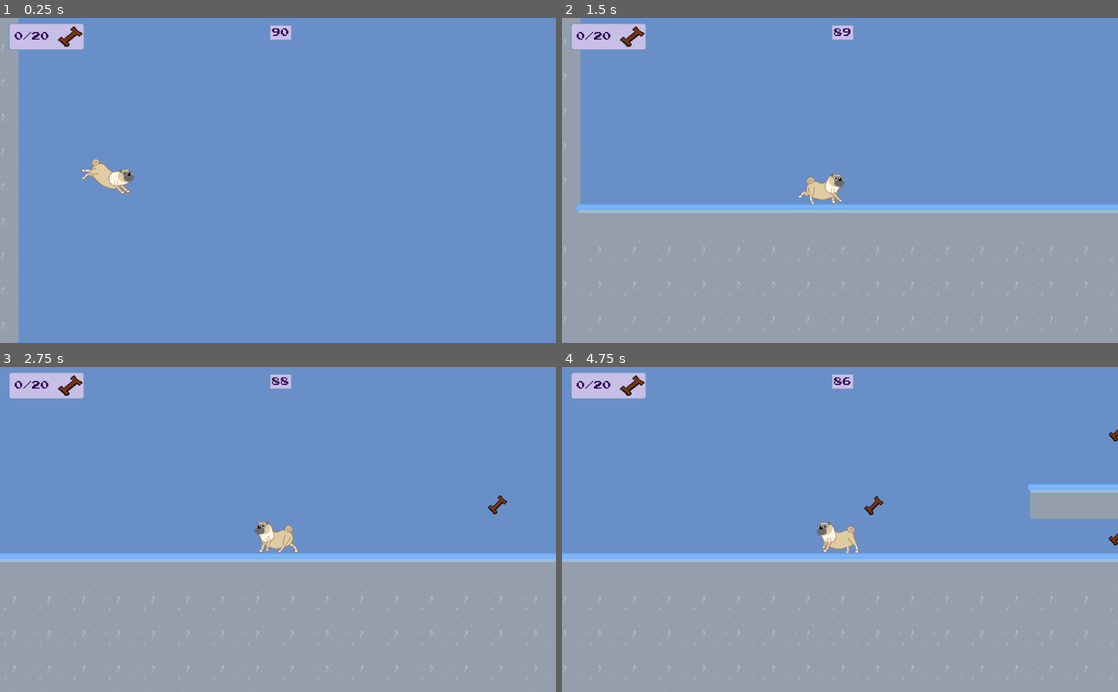
Above: before the commit, frames 1-4 (two rows, left to right).
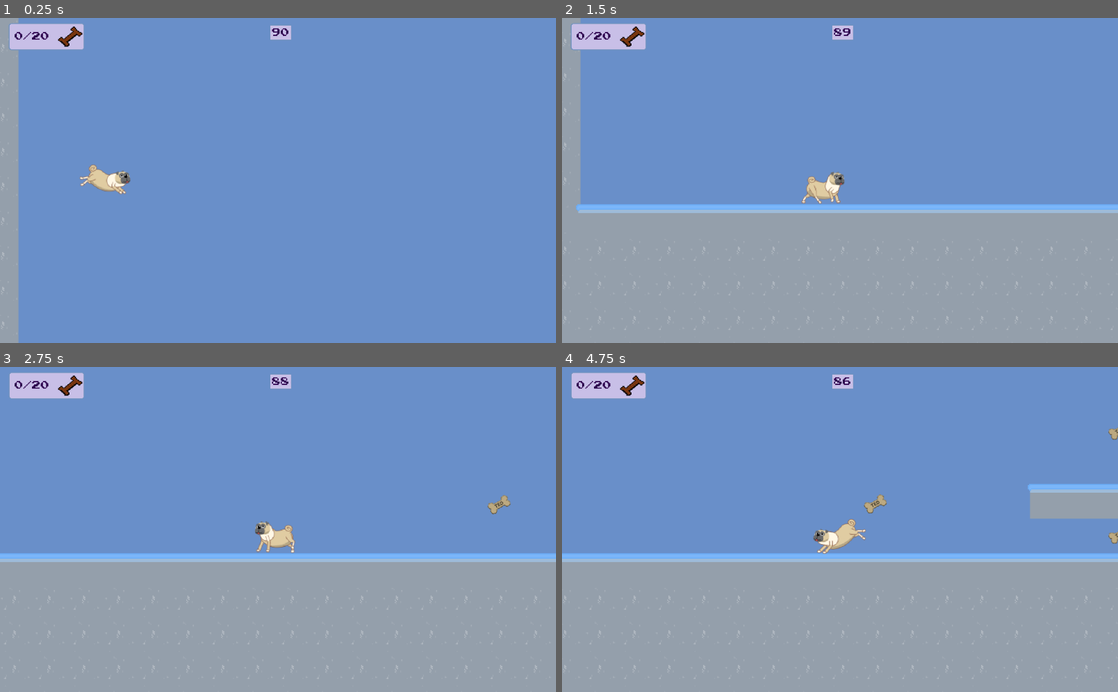
Above: after the commit, the same moments.

Repository: jakeparmstrong/Project-Ted
Game: Godot game, scene res://Levels/Level2/Level2.tscn
The game is run twice, just before and just after one commit, with the same random seed, the same clock (stepped at 60 frames per second) and the same inputs.
Inputs:
- Up to frame 1 (0.25 s): no input
- Up to frame 2 (1.5 s): hold Right (player_walk_right) from 0.53 s (still down); tap Space (player_jump) at 0.77 s
- Up to frame 3 (2.75 s): tap Space (player_jump) at 1.52 s; release Right (player_walk_right) at 2.03 s; hold Left (player_walk_left) from 2.03 s (still down)
- Up to frame 4 (4.75 s): release Left (player_walk_left) at 2.78 s; hold Right (player_walk_right) 2.78-4.28 s; tap Space (player_jump) at 3.02, 3.77, 4.52 s; hold Left (player_walk_left) from 4.28 s (still down)

The runs differ from the first frame. In frame 1, 0.5% of the frame differs, in the area x 14-25%, y 43-55%; in frame 2, 0.3%; in frame 3, 0.4%; in frame 4, 0.7%, in the area x 45-100%, y 18-58%.

Commit message:
added new animations

Diff:
--- a/Items/Bone/Bone.tscn
+++ b/Items/Bone/Bone.tscn
@@ -1,8 +1,33 @@
-[gd_scene load_steps=14 format=2]
+[gd_scene load_steps=39 format=2]
 
 [ext_resource path="res://Items/Bone/bonesheetBig.png" type="Texture" id=1]
 [ext_resource path="res://Items/Bone/BoneArea.gd" type="Script" id=2]
 [ext_resource path="res://Items/Bone/Bone.gd" type="Script" id=3]
+[ext_resource path="res://Items/Bone/NEWBONE/BONE-Hover_25.png" type="Texture" id=4]
+[ext_resource path="res://Items/Bone/NEWBONE/BONE-Hover_26.png" type="Texture" id=5]
+[ext_resource path="res://Items/Bone/NEWBONE/BONE-Hover_27.png" type="Texture" id=6]
+[ext_resource path="res://Items/Bone/NEWBONE/BONE-Hover_28.png" type="Texture" id=7]
+[ext_resource path="res://Items/Bone/NEWBONE/BONE-Hover_29.png" type="Texture" id=8]
+[ext_resource path="res://Items/Bone/NEWBONE/BONE-Hover_47.png" type="Texture" id=9]
+[ext_resource path="res://Items/Bone/NEWBONE/BONE-Hover_46.png" type="Texture" id=10]
+[ext_resource path="res://Items/Bone/NEWBONE/BONE-Hover_31.png" type="Texture" id=11]
+[ext_resource path="res://Items/Bone/NEWBONE/BONE-Hover_42.png" type="Texture" id=12]
+[ext_resource path="res://Items/Bone/NEWBONE/BONE-Hover_30.png" type="Texture" id=13]
+[ext_resource path="res://Items/Bone/NEWBONE/BONE-Hover_40.png" type="Texture" id=14]
+[ext_resource path="res://Items/Bone/NEWBONE/BONE-Hover_45.png" type="Texture" id=15]
+[ext_resource path="res://Items/Bone/NEWBONE/BONE-Hover_33.png" type="Texture" id=16]
+[ext_resource path="res://Items/Bone/NEWBONE/BONE-Hover_38.png" type="Texture" id=17]
+[ext_resource path="res://Items/Bone/NEWBONE/BONE-Hover_34.png" type="Texture" id=18]
+[ext_resource path="res://Items/Bone/NEWBONE/BONE-Hover_43.png" type="Texture" id=19]
+[ext_resource path="res://Items/Bone/NEWBONE/BONE-Hover_35.png" type="Texture" id=20]
+[ext_resource path="res://Items/Bone/NEWBONE/BONE-Hover_36.png" type="Texture" id=21]
+[ext_resource path="res://Items/Bone/NEWBONE/BONE-Hover_37.png" type="Texture" id=22]
+[ext_resource path="res://Items/Bone/NEWBONE/BONE-Hover_44.png" type="Texture" id=23]
+[ext_resource path="res://Items/Bone/NEWBONE/BONE-Hover_32.png" type="Texture" id=24]
+[ext_resource path="res://Items/Bone/NEWBONE/BONE-Hover_39.png" type="Texture" id=25]
+[ext_resource path="res://Items/Bone/NEWBONE/BONE-Hover_48.png" type="Texture" id=26]
+[ext_resource path="res://Items/Bone/NEWBONE/BONE-Hover_41.png" type="Texture" id=27]
+[ext_resource path="res://Items/Bone/NEWBONE/BONE-Hover_49.png" type="Texture" id=28]
 
 [sub_resource type="CircleShape2D" id=1]
 radius = 32.0
@@ -49,9 +74,14 @@
 
 [sub_resource type="SpriteFrames" id=10]
 animations = [ {
+"frames": [ ExtResource( 4 ), ExtResource( 5 ), ExtResource( 6 ), ExtResource( 7 ), ExtResource( 8 ), ExtResource( 13 ), ExtResource( 11 ), ExtResource( 24 ), ExtResource( 16 ), ExtResource( 18 ), ExtResource( 20 ), ExtResource( 21 ), ExtResource( 22 ), ExtResource( 17 ), ExtResource( 25 ), ExtResource( 14 ), ExtResource( 27 ), ExtResource( 12 ), ExtResource( 19 ), ExtResource( 23 ), ExtResource( 15 ), ExtResource( 10 ), ExtResource( 9 ), ExtResource( 26 ), ExtResource( 28 ) ],
+"loop": true,
+"name": "BoneIdle",
+"speed": 24.0
+}, {
 "frames": [ SubResource( 2 ), SubResource( 3 ), SubResource( 4 ), SubResource( 5 ), SubResource( 6 ), SubResource( 7 ), SubResource( 8 ), SubResource( 9 ) ],
 "loop": true,
-"name": "BoneIdle",
+"name": "BoneIdleOld",
 "speed": 5.0
 } ]
 
@@ -70,7 +100,7 @@
 scale = Vector2( 0.5, 0.5 )
 frames = SubResource( 10 )
 animation = "BoneIdle"
-frame = 2
+frame = 3
 playing = true
 [connection signal="body_entered" from="BoneArea" to="BoneArea" method="_on_BoneArea_body_entered"]
 [connection signal="bone_collected_internal" from="BoneArea" to="." method="_on_BoneArea_bone_collected_internal"]
--- a/Levels/Level2/Level2.tscn
+++ b/Levels/Level2/Level2.tscn
@@ -42,7 +42,7 @@
 [node name="TileMap" type="TileMap" parent="."]
 tile_set = ExtResource( 1 )
 format = 1
-tile_data = PoolIntArray( -720781, 6, 0, -720780, 0, 0, -720 …(11354 unchanged characters)…  0, 655448, 0, 0, 655449, 0, 0, 655450, 0, 0, 655451, 1, 0, 655452, 3, 0, 655453, 3, 0, 655454, …(3941 unchanged characters)…
+tile_data = PoolIntArray( -720781, 6, 0, -720780, 0, 0, -720 …(11354 unchanged characters)…  0, 655448, 0, 0, 655449, 0, 0, 655450, 1, 0, 655451, 3, 0, 655452, 3, 0, 655453, 3, 0, 655454, …(3941 unchanged characters)…
 
 [node name="Ted" parent="." instance=ExtResource( 2 )]
 position = Vector2( 161.652, 76.8509 )
@@ -116,6 +116,9 @@
 
 [node name="MovingPlatform" parent="." instance=ExtResource( 4 )]
 position = Vector2( 3711.43, 543.401 )
+
+[node name="MovingPlatform3" parent="." instance=ExtResource( 4 )]
+position = Vector2( 3264, 544 )
 
 [node name="MovingPlatform2" parent="." instance=ExtResource( 4 )]
 position = Vector2( 5658.76, 313.457 )
--- a/Ted/Ted.gd
+++ b/Ted/Ted.gd
@@ -23,6 +23,7 @@
 	windup,
 	jumping,
 	falling,
+	landing,
 }
 
 func _ready() -> void:
@@ -77,8 +78,8 @@
 # warning-ignore:return_value_discarded
 	move_and_slide(velocity, Vector2(0, -1))
 	if just_landed():
-		state = state_list.idle
-		$AnimatedSprite.play("ted_stands")
+		state = state_list.landing
+		$AnimatedSprite.play("ted_lands")
 		PlopSound.play()
 	if !is_on_floor() and velocity.y > 0:
 		state = state_list.falling
@@ -94,6 +95,10 @@
 	return retVal
 
 func _on_AnimatedSprite_animation_finished() -> void:
+	if state == state_list.landing:
+		state = state_list.idle
+		$AnimatedSprite.play("ted_stands")
+
 	if state == state_list.windup:
 		state = state_list.jumping
 		$AnimatedSprite.play("ted_jump_up")
--- a/Ted/Ted.tscn
+++ b/Ted/Ted.tscn
@@ -28,6 +28,34 @@
 [ext_resource path="res://Ted/TedJump/TED JUMP/JUMP_027.png" type="Texture" id=26]
 [ext_resource path="res://Ted/TedJump/TED JUMP/JUMP_016.png" type="Texture" id=27]
 [ext_resource path="res://Ted/TedJump/TED JUMP/JUMP_030.png" type="Texture" id=28]
+[ext_resource path="res://Ted/TedJump/TEDJUMPJUNE22/TED_JUMP_13.png" type="Texture" id=29]
+[ext_resource path="res://Ted/TedJump/TEDJUMPJUNE22/TED_JUMP_16.png" type="Texture" id=30]
+[ext_resource path="res://Ted/TedJump/TEDJUMPJUNE22/TED_JUMP_01.png" type="Texture" id=31]
+[ext_resource path="res://Ted/TedJump/TEDJUMPJUNE22/TED_JUMP_03.png" type="Texture" id=32]
+[ext_resource path="res://Ted/TedJump/TEDJUMPJUNE22/TED_JUMP_09.png" type="Texture" id=33]
+[ext_resource path="res://Ted/TedJump/TEDJUMPJUNE22/TED_JUMP_14.png" type="Texture" id=34]
+[ext_resource path="res://Ted/TedJump/TEDJUMPJUNE22/TED_JUMP_04.png" type="Texture" id=35]
+[ext_resource path="res://Ted/TedJump/TEDJUMPJUNE22/TED_JUMP_10.png" type="Texture" id=36]
+[ext_resource path="res://Ted/TedJump/TEDJUMPJUNE22/TED_JUMP_05.png" type="Texture" id=37]
+[ext_resource path="res://Ted/TedJump/TEDJUMPJUNE22/TED_JUMP_00.png" type="Texture" id=38]
+[ext_resource path="res://Ted/TedJump/TEDJUMPJUNE22/TED_JUMP_06.png" type="Texture" id=39]
+[ext_resource path="res://Ted/TedJump/TEDJUMPJUNE22/TED_JUMP_07.png" type="Texture" id=40]
+[ext_resource path="res://Ted/TedJump/TEDJUMPJUNE22/TED_JUMP_11.png" type="Texture" id=41]
+[ext_resource path="res://Ted/TedJump/TEDJUMPJUNE22/TED_JUMP_15.png" type="Texture" id=42]
+[ext_resource path="res://Ted/TedJump/TEDJUMPJUNE22/TED_JUMP_12.png" type="Texture" id=43]
+[ext_resource path="res://Ted/TedJump/TEDJUMPJUNE22/TED_JUMP_17.png" type="Texture" id=44]
+[ext_resource path="res://Ted/TedJump/TEDJUMPJUNE22/TED_JUMP_02.png" type="Texture" id=45]
+[ext_resource path="res://Ted/TedJump/TEDJUMPJUNE22/TED_JUMP_08.png" type="Texture" id=46]
+[ext_resource path="res://Ted/TedWalk/TED WALK JUNE 22/TED_WALK_08.png" type="Texture" id=47]
+[ext_resource path="res://Ted/TedWalk/TED WALK JUNE 22/TED_WALK_03.png" type="Texture" id=48]
+[ext_resource path="res://Ted/TedWalk/TED WALK JUNE 22/TED_WALK_06.png" type="Texture" id=49]
+[ext_resource path="res://Ted/TedWalk/TED WALK JUNE 22/TED_WALK_09.png" type="Texture" id=50]
+[ext_resource path="res://Ted/TedWalk/TED WALK JUNE 22/TED_WALK_10.png" type="Texture" id=51]
+[ext_resource path="res://Ted/TedWalk/TED WALK JUNE 22/TED_WALK_05.png" type="Texture" id=52]
+[ext_resource path="res://Ted/TedWalk/TED WALK JUNE 22/TED_WALK_01.png" type="Texture" id=53]
+[ext_resource path="res://Ted/TedWalk/TED WALK JUNE 22/TED_WALK_02.png" type="Texture" id=54]
+[ext_resource path="res://Ted/TedWalk/TED WALK JUNE 22/TED_WALK_04.png" type="Texture" id=55]
+[ext_resource path="res://Ted/TedWalk/TED WALK JUNE 22/TED_WALK_07.png" type="Texture" id=56]
 
 [sub_resource type="CapsuleShape2D" id=1]
 radius = 0.928609
@@ -35,30 +63,60 @@
 
 [sub_resource type="SpriteFrames" id=2]
 animations = [ {
-"frames": [ ExtResource( 6 ), ExtResource( 11 ), ExtResource( 7 ), ExtResource( 8 ), ExtResource( 5 ), ExtResource( 12 ), ExtResource( 13 ), ExtResource( 10 ), ExtResource( 14 ), ExtResource( 9 ) ],
-"loop": true,
-"name": "ted_walks",
-"speed": 24.0
-}, {
-"frames": [ ExtResource( 23 ), ExtResource( 1 ), ExtResource( 19 ), ExtResource( 25 ), ExtResource( 15 ) ],
-"loop": false,
-"name": "ted_jump_up",
-"speed": 24.0
-}, {
-"frames": [ ExtResource( 27 ), ExtResource( 20 ), ExtResource( 18 ) ],
+"frames": [ ExtResource( 38 ), ExtResource( 31 ), ExtResource( 45 ) ],
 "loop": false,
 "name": "ted_jump_windup",
 "speed": 24.0
 }, {
 "frames": [ ExtResource( 16 ), ExtResource( 21 ), ExtResource( 22 ), ExtResource( 26 ), ExtResource( 17 ), ExtResource( 24 ), ExtResource( 28 ) ],
 "loop": false,
+"name": "ted_falling_old",
+"speed": 24.0
+}, {
+"frames": [ ExtResource( 27 ), ExtResource( 20 ), ExtResource( 18 ) ],
+"loop": false,
+"name": "ted_jump_windup_old",
+"speed": 24.0
+}, {
+"frames": [ ExtResource( 23 ), ExtResource( 1 ), ExtResource( 19 ), ExtResource( 25 ), ExtResource( 15 ) ],
+"loop": false,
+"name": "ted_jump_up_old",
+"speed": 24.0
+}, {
+"frames": [ ExtResource( 46 ), ExtResource( 33 ), ExtResource( 36 ), ExtResource( 41 ), ExtResource( 43 ), ExtResource( 29 ), ExtResource( 34 ) ],
+"loop": false,
 "name": "ted_falling",
+"speed": 24.0
+}, {
+"frames": [ ExtResource( 32 ), ExtResource( 35 ), ExtResource( 37 ), ExtResource( 39 ), ExtResource( 40 ) ],
+"loop": false,
+"name": "ted_jump_up",
 "speed": 24.0
 }, {
 "frames": [ ExtResource( 8 ) ],
 "loop": false,
+"name": "ted_stands_old",
+"speed": 1.0
+}, {
+"frames": [ ExtResource( 6 ), ExtResource( 11 ), ExtResource( 7 ), ExtResource( 8 ), ExtResource( 5 ), ExtResource( 12 ), ExtResource( 13 ), ExtResource( 10 ), ExtResource( 14 ), ExtResource( 9 ) ],
+"loop": true,
+"name": "ted_walks_old",
+"speed": 24.0
+}, {
+"frames": [ ExtResource( 53 ), ExtResource( 54 ), ExtResource( 48 ), ExtResource( 55 ), ExtResource( 52 ), ExtResource( 49 ), ExtResource( 56 ), ExtResource( 47 ), ExtResource( 50 ), ExtResource( 51 ) ],
+"loop": true,
+"name": "ted_walks",
+"speed": 24.0
+}, {
+"frames": [ ExtResource( 42 ), ExtResource( 30 ), ExtResource( 44 ) ],
+"loop": false,
+"name": "ted_lands",
+"speed": 24.0
+}, {
+"frames": [ ExtResource( 48 ) ],
+"loop": false,
 "name": "ted_stands",
-"speed": 1.0
+"speed": 5.0
 } ]
 
 [node name="Ted" type="KinematicBody2D" groups=[
@@ -79,8 +137,8 @@
 position = Vector2( 0, -1 )
 scale = Vector2( 0.25, 0.25 )
 frames = SubResource( 2 )
-animation = "ted_jump_windup"
-frame = 2
+animation = "ted_falling"
+frame = 6
 playing = true
 
 [node name="JumpSound" type="AudioStreamPlayer" parent="."]
Binary file added: Audio/82546247_10217041829850325_3621876243462356992_o.jpg
Not shown, added: Audio/82546247_10217041829850325_3621876243462356992_o.jpg.import
Binary file added: Items/Bone/BoneAnim/BONE-Hover_025.png
Not shown, added: Items/Bone/BoneAnim/BONE-Hover_025.png.import
Binary file added: Items/Bone/BoneAnim/BONE-Hover_026.png
Not shown, added: Items/Bone/BoneAnim/BONE-Hover_026.png.import
Binary file added: Items/Bone/BoneAnim/BONE-Hover_027.png
Not shown, added: Items/Bone/BoneAnim/BONE-Hover_027.png.import
Binary file added: Items/Bone/BoneAnim/BONE-Hover_028.png
Not shown, added: Items/Bone/BoneAnim/BONE-Hover_028.png.import
Binary file added: Items/Bone/BoneAnim/BONE-Hover_029.png
Not shown, added: Items/Bone/BoneAnim/BONE-Hover_029.png.import
(and 148 more such lines)
